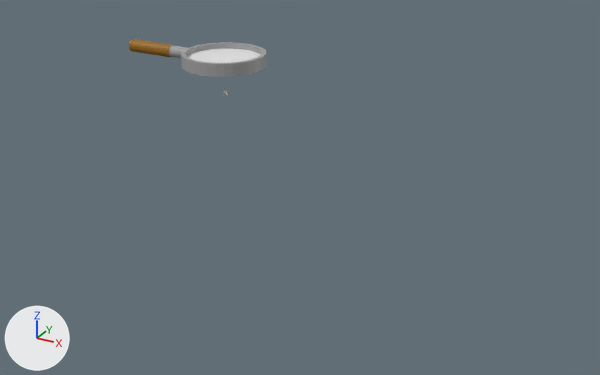
The glTF model meshes/magnafier.glb as it was, and as the next commit left it.
One viewpoint serves both versions: a 50 mm lens placed at (469.0, -629.0, 235.0), pointed at (104.0, 35.0, -97.0). The axes (+X, +Y, +Z) are drawn at lower left. The lights are the same throughout. Mesh edges are drawn as thin lines on the coarser meshes. Where no turn or scale is listed for an object, it has been applied to the vertices.

The first picture shows 'Magnifier'.
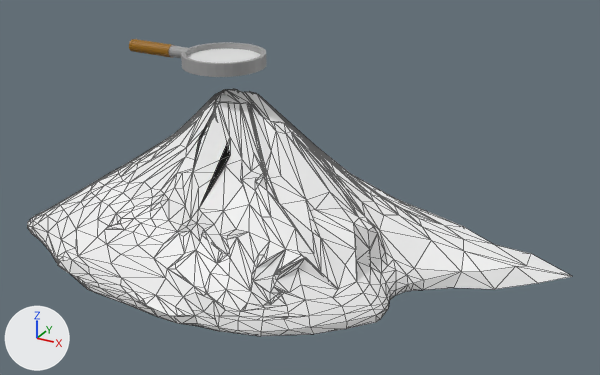
The newer file is also turned or shifted as a whole; pictures and numbers use the older file's frame.

What differs and where, as boxes [x1, y1, x2, y2] in the pictures (600 x 375 px):
'Mountain', added
    after: [27, 89, 572, 336]

The change in detail:
Material 'Material.007' (mat_material_007) is new.
Its base color is (1.0, 1.0, 1.0) (white #ffffff).
Its metallic is 0.803.
Its roughness is 1.0.
Mesh me_cone is new.
It has 867 vertices, 1981 faces and spans x -243.0..300.0, y -134.0..219.0, z -101.0..73.0.
It uses material mat_material_007 (white #ffffff).
Object 'Mountain' (ob_mountain) is new; it shows me_cone.
Its location is (60.0, -0.1, -71.2).
